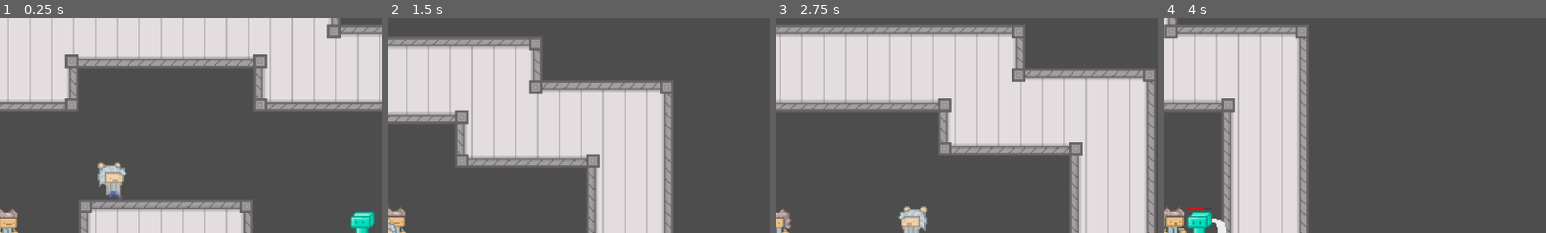
Above: before the commit, frames 1-4 (left to right).
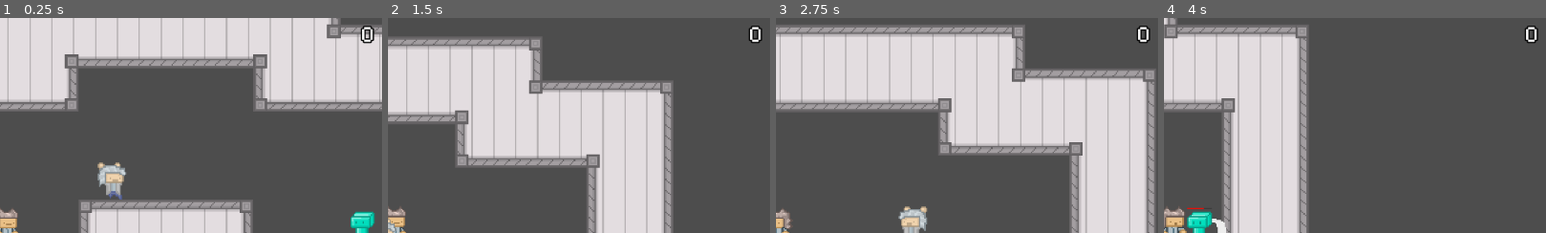
Above: after the commit, the same moments.

Repository: Brian-Magnuson/lab_escape_gd
Game: Godot game, scene res://scenes/level_0.tscn
The game is run twice, just before and just after one commit, with the same random seed, the same clock (stepped at 60 frames per second) and the same inputs.
Inputs (mouse positions are % of the whole screen's width and height, from its top left):
- Up to frame 1 (0.25 s): no input
- Up to frame 2 (1.5 s): move the mouse to (72, 45) at 0.52 s; press the mouse at (72, 45) at 0.53 s; hold D (move_right) from 0.53 s (still down); tap Space (jump) at 0.77 s; move the mouse to (30, 55) at 1.27 s; release the mouse at (30, 55) at 1.28 s; click (30, 55) at 1.35 s
- Up to frame 3 (2.75 s): tap Space (jump) at 1.52 s; move the mouse to (60, 28) at 2.02 s; release D (move_right) at 2.03 s; press the mouse at (60, 28) at 2.03 s; hold A (move_left) from 2.03 s (still down)
- Up to frame 4 (4 s): move the mouse to (45, 70) at 2.77 s; release A (move_left) at 2.78 s; release the mouse at (45, 70) at 2.78 s; hold D (move_right) from 2.78 s (still down); click (45, 70) at 2.85 s; tap Space (jump) at 3.02, 3.77 s; move the mouse to (80, 65) at 3.52 s; press the mouse at (80, 65) at 3.53 s
The pictures show only the part of the screen within x 49-99%, y 2-52%; the shares and areas given below are measured in that part.

The runs differ from the first frame. In frame 1, 0.2% of the frame differs, in the area x 94-98%, y 3-12%; in frame 2, 0.2%; in frame 3, 0.2%; in frame 4, 0.2%.

Commit message:
Add score label

Diff:
--- a/scenes/level_0.tscn
+++ b/scenes/level_0.tscn
@@ -8,7 +8,7 @@
 [ext_resource type="Texture2D" uid="uid://cqdq0lrkmbfl4" path="res://assets/ui/HealthBarFill.png" id="5_b6id5"]
 [ext_resource type="PackedScene" uid="uid://b4uvhje4ecrus" path="res://scenes/researcher.tscn" id="7_1rgqp"]
 [ext_resource type="PackedScene" uid="uid://cp0v4yyjy8bju" path="res://scenes/platform.tscn" id="8_rmqgc"]
-[ext_resource type="FontFile" uid="uid://ovusp05cp1yp" path="res://assets/fonts/PixelifySans-VariableFont_wght.ttf" id="9_o7mpk"]
+[ext_resource type="LabelSettings" uid="uid://c5bu3f0xusone" path="res://styles/labels.tres" id="9_68k0l"]
 [ext_resource type="PackedScene" uid="uid://dqfacodlaacf3" path="res://scenes/green_gem.tscn" id="10_sgai5"]
 
 [sub_resource type="TileSetAtlasSource" id="TileSetAtlasSource_iob1g"]
@@ -144,12 +144,6 @@
 terrain_set_0/terrain_0/color = Color(0.5, 0.34375, 0.25, 1)
 sources/0 = SubResource("TileSetAtlasSource_iob1g")
 
-[sub_resource type="LabelSettings" id="LabelSettings_7ttmn"]
-font = ExtResource("9_o7mpk")
-font_size = 36
-outline_size = 8
-outline_color = Color(0, 0, 0, 1)
-
 [node name="Level0" type="Node"]
 script = ExtResource("1_bqruw")
 
@@ -200,10 +194,23 @@
 offset_left = 10.0
 grow_vertical = 2
 text = "50/100"
-label_settings = SubResource("LabelSettings_7ttmn")
+label_settings = ExtResource("9_68k0l")
+vertical_alignment = 1
+
+[node name="ScoreLabel" type="Label" parent="CanvasLayer"]
+anchors_preset = 1
+anchor_left = 1.0
+anchor_right = 1.0
+offset_top = 15.0
+offset_right = -20.0
+grow_horizontal = 0
+text = "0
+"
+label_settings = ExtResource("9_68k0l")
 vertical_alignment = 1
 
 [node name="GreenGem" parent="." instance=ExtResource("10_sgai5")]
 position = Vector2(21, 495)
 
 [connection signal="health_updated" from="Player" to="." method="_on_player_health_updated"]
+[connection signal="score_updated" from="Player" to="." method="_on_player_score_updated"]
--- a/scripts/level_0.gd
+++ b/scripts/level_0.gd
@@ -1,5 +1,11 @@
 extends Node
+
+var score = 0.0
 
 func _on_player_health_updated(health: float, max_health: float) -> void:
 	$CanvasLayer/HealthBar.value = health / max_health
 	$CanvasLayer/HealthBar/Label.text = "%0.0f / %0.0f" % [health, max_health]
+
+func _on_player_score_updated(amount: float) -> void:
+	score += amount
+	$CanvasLayer/ScoreLabel.text = "%0.0f" % score
--- a/scripts/player.gd
+++ b/scripts/player.gd
@@ -3,6 +3,9 @@
 ## Emitted when the player's health updates, allowing other nodes, such as a
 ## health bar, to respond to the update.
 signal health_updated(health: float, max_health: float)
+
+## Emitted when the player needs to update the score by a certain amount.
+signal score_updated(amount: float)
 
 const SPEED = 150.0
 const JUMP_VELOCITY = -400.0
@@ -70,6 +73,7 @@
 		hit(area.get_meta("hit_damage") as float)
 	if area.is_in_group("item_box"):
 		area.queue_free()
+		score_updated.emit(100)
 
 func _on_i_frame_timer_timeout() -> void:
 	$Hurtbox/CollisionShape2D.disabled = false
--- /dev/null
+++ b/styles/labels.tres
@@ -0,0 +1,9 @@
+[gd_resource type="LabelSettings" load_steps=2 format=3 uid="uid://c5bu3f0xusone"]
+
+[ext_resource type="FontFile" uid="uid://ovusp05cp1yp" path="res://assets/fonts/PixelifySans-VariableFont_wght.ttf" id="1_q7lln"]
+
+[resource]
+font = ExtResource("1_q7lln")
+font_size = 36
+outline_size = 8
+outline_color = Color(0, 0, 0, 1)
Not shown: 1 places in scenes/level_0.tscn that only renumber resources
